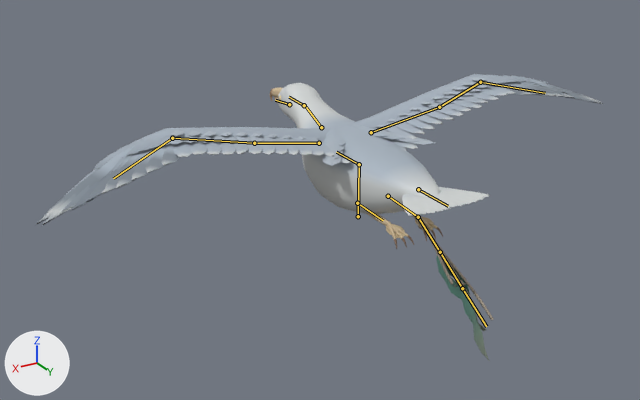
A saved change to the glTF model assets/creatures/gull_harrier/gull_harrier.glb.
The view is the same before and after, from a 50 mm lens placed at (1.78, 2.67, 1.44), pointed at (0.15, -0.05, 0.09). The axes (+X, +Y, +Z) are drawn at lower left. The lights are the same throughout. The first picture is the older version. The bones that bend it are drawn over the model as lines.

Objects in the first picture: 'gull_harrier'.
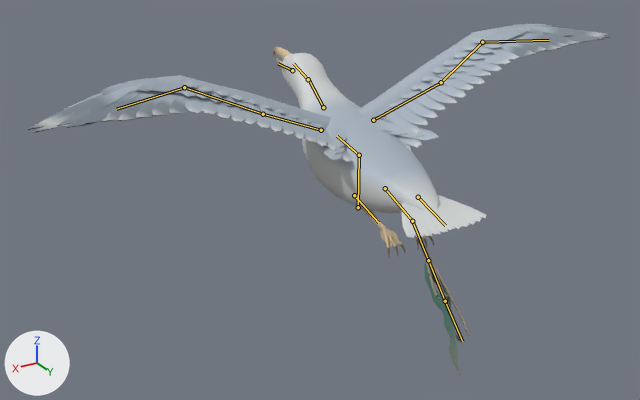
The newer file adds an action. The first version stands in its rest pose; the second is drawn at frame 15 of the action 'idle_b'.

Changed parts and their boxes (x1, y1, x2, y2) in the pictures (640 x 400 px):
'gull_harrier', posed (22% taller)
    before: (36, 74, 604, 361)
    after: (28, 24, 610, 374)
bone 'root', root to tip
    before: (358, 216) to (359, 164)
    after: (358, 207) to (359, 155)
bone 'body', root to tip
    before: (359, 164) to (336, 152)
    after: (359, 155) to (337, 136)
bone 'neck', root to tip
    before: (321, 127) to (304, 105)
    after: (323, 107) to (308, 79)
bone 'head', root to tip
    before: (304, 105) to (289, 97)
    after: (308, 79) to (293, 63)
bone 'beak', root to tip
    before: (289, 104) to (275, 100)
    after: (292, 70) to (278, 63)
bone 'tail', root to tip
    before: (418, 189) to (448, 206)
    after: (418, 197) to (445, 225)
bone 'shoulder_l', root to tip
    before: (319, 143) to (254, 143)
    after: (321, 130) to (263, 114)
bone 'elbow_l', root to tip
    before: (254, 143) to (172, 138)
    after: (263, 114) to (184, 87)
bone 'wrist_l', root to tip
    before: (172, 138) to (113, 178)
    after: (184, 87) to (116, 109)
bone 'leg_l', root to tip
    before: (357, 203) to (383, 220)
    after: (354, 195) to (378, 222)
bone 'shoulder_r', root to tip
    before: (371, 132) to (439, 107)
    after: (373, 120) to (441, 82)
bone 'elbow_r', root to tip
    before: (439, 107) to (480, 82)
    after: (441, 82) to (482, 42)
bone 'wrist_r', root to tip
    before: (480, 82) to (545, 93)
    after: (482, 42) to (549, 40)
bone 'leg_r', root to tip
    before: (388, 196) to (418, 217)
    after: (385, 188) to (412, 221)
bone 'twine_0', root to tip
    before: (418, 217) to (440, 252)
    after: (412, 221) to (428, 260)
bone 'twine_2', root to tip
    before: (462, 288) to (486, 326)
    after: (445, 301) to (462, 341)

The edits, one by one:
Bone 'root' (bone_root) moves from (0.0, 0.0, 0.0) to (0.0, 0.039, 0.0).
Bone 'body' (bone_body) turns from (0, 0, 0) to (10, 0, 0) degrees about its own x, y and z.
Bone 'neck' (bone_neck) turns from (0, 0, 0) to (-4, 0, 0) degrees about its own x, y and z.
Bone 'head' (bone_head) turns from (0, 0, 0) to (-3, 0, 0) degrees about its own x, y and z.
Bone 'beak' (bone_beak) turns from (0, 0, 0) to (9, 0, 0) degrees about its own x, y and z.
Bone 'tail' (bone_tail) turns from (0, 0, 0) to (-6, 0, 0) degrees about its own x, y and z.
Bone 'shoulder_l' (bone_shoulder_l) turns from (0, 0, 0) to (13, -4, 0) degrees about its own x, y and z.
Bone 'elbow_l' (bone_elbow_l) turns from (0, 0, 0) to (-1, 0, 0) degrees about its own x, y and z.
Bone 'wrist_l' (bone_wrist_l) turns from (0, 0, 0) to (3, -1, -2) degrees about its own x, y and z.
Bone 'leg_l' (bone_leg_l) turns from (0, 0, 0) to (-5, 0, 0) degrees about its own x, y and z.
Bone 'shoulder_r' (bone_shoulder_r) turns from (0, 0, 0) to (13, 4, 0) degrees about its own x, y and z.
Bone 'elbow_r' (bone_elbow_r) turns from (0, 0, 0) to (-1, 0, 0) degrees about its own x, y and z.
Bone 'wrist_r' (bone_wrist_r) turns from (0, 0, 0) to (3, 1, 2) degrees about its own x, y and z.
Bone 'leg_r' (bone_leg_r) turns from (0, 0, 0) to (-5, 0, 0) degrees about its own x, y and z.
Bone 'twine_0' (bone_twine_0) turns from (0, 0, 0) to (-1, 1, 0) degrees about its own x, y and z.
Bone 'twine_2' (bone_twine_2) turns from (0, 0, 0) to (2, -1, 0) degrees about its own x, y and z.
